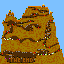
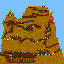
Revision of a layered 64px x 64px image; what changed, layer by layer:
painted on "level" over [13, 36, 34, 43]
